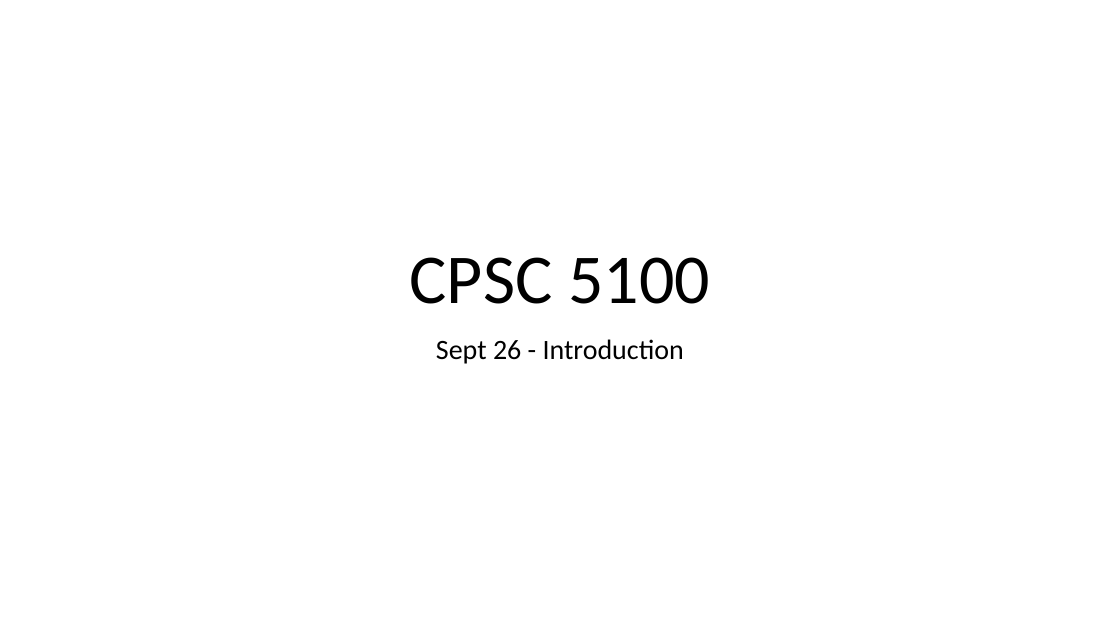
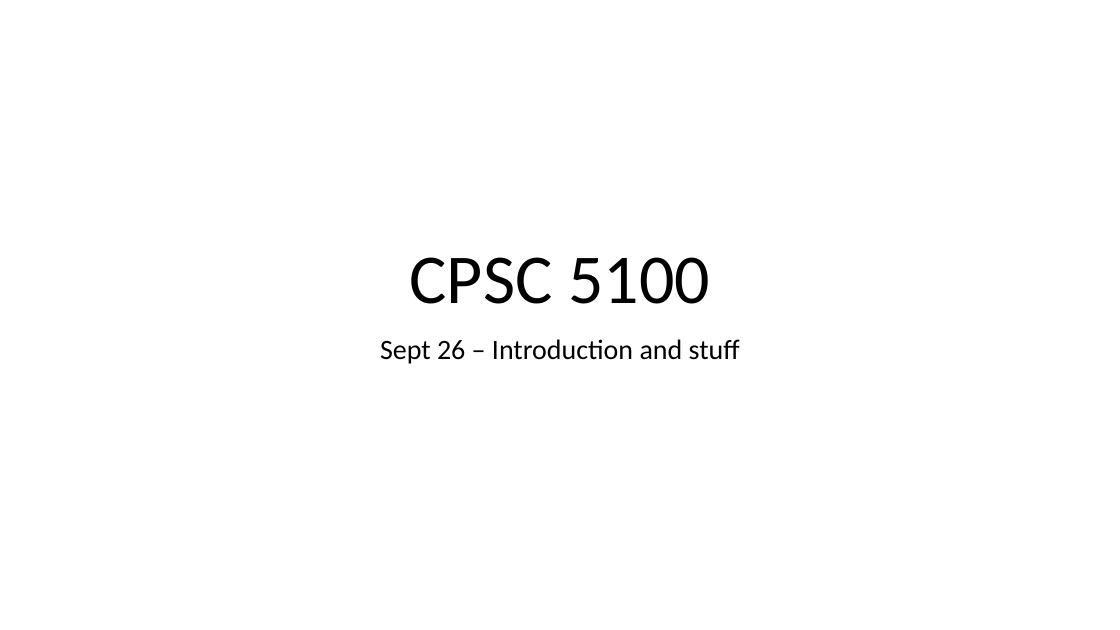
Before and after one commit to MengshanChen/SU_CPSC_5100_18FQ, a slide deck: slide 1 of lectures/01 - CPSC-5100.pptx. Drawn at 1120x630 pixels with LibreOffice and Linux fonts; fonts in the diff are those of the drawing. Boxes give left, top, right and bottom in pixels: in the first picture for what was removed or moved away, otherwise in the second. Text is boxed around its words. In the diff, an @@ line names an element or a change of style, - is before the commit and + after.

Commit message:
night two lecture and reading materials

```diff
--- a/lectures/01 - CPSC-5100.pptx
+++ b/lectures/01 - CPSC-5100.pptx
@@ subtitle at [380, 339, 740, 364]: text changed @@
-Sept 26 - Introduction
+Sept 26 – Introduction and stuff
```
Also in this commit, not shown: 4 other files.
